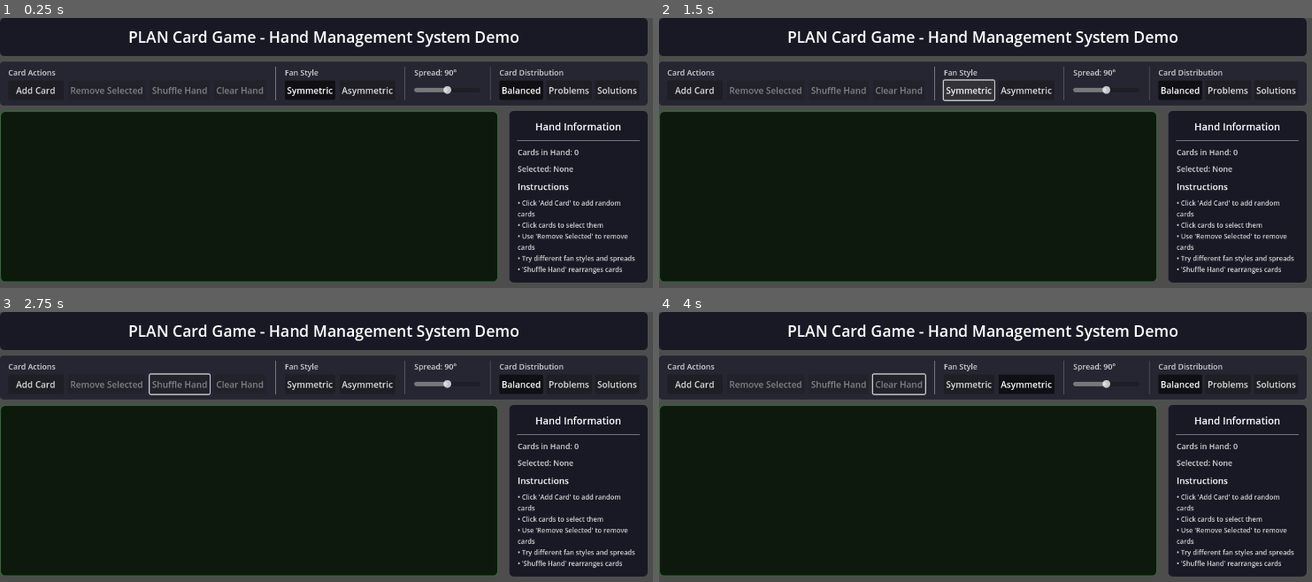
Above: before the commit, frames 1-4 (two rows, left to right).
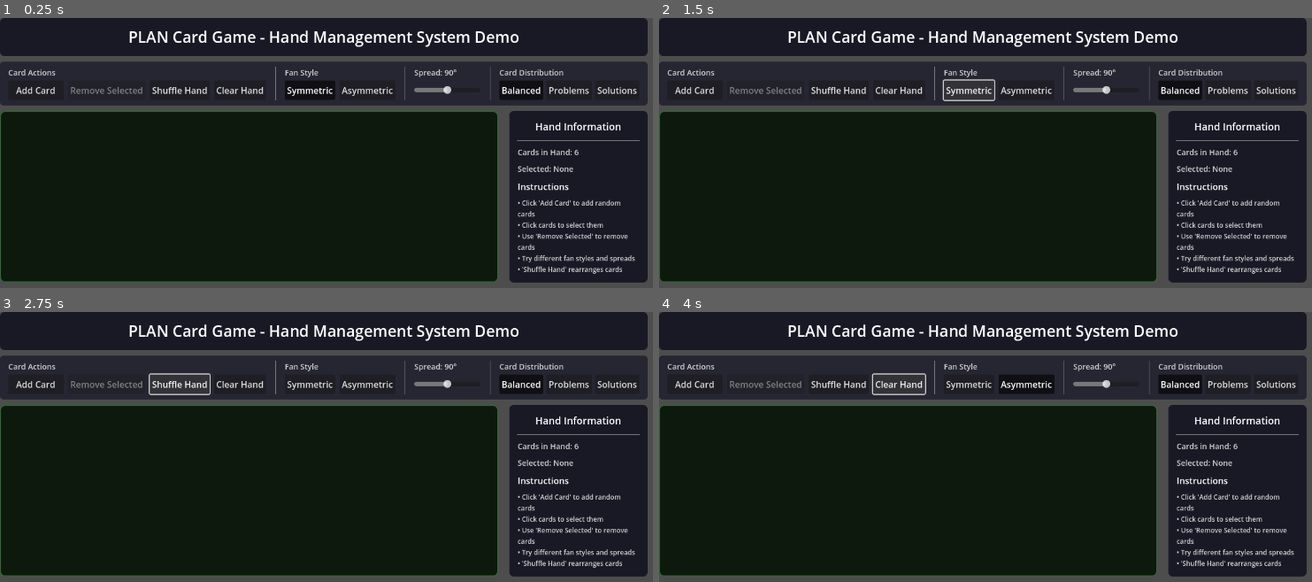
Above: after the commit, the same moments.

Repository: notalentgeek/plan-game
Game: Godot game, scene res://demos/hand/hand_demo.tscn
Two runs of this game, one before a commit and one after it. Both use one fixed random seed, a clock stepped at 60 frames per second and the inputs below. This scene is started directly instead of the project's main scene.
Inputs (mouse positions are in pixels of both pictures, inside the frame that each line leads up to):
- Up to frame 1 (0.25 s): no input
- Up to frame 2 (1.5 s): click "Add Card" at 0.5 s; click "Symmetric" at 1.25 s
- Up to frame 3 (2.75 s): click (182, 384) at 2 s, where only the run after the commit has a clickable "Shuffle Hand"
- Up to frame 4 (4 s): click "Asymmetric" at 2.75 s; click (900, 384) at 3.5 s, where only the run after the commit has a clickable "Clear Hand"

The runs differ from the first frame. In frame 1, 0.2% of the frame differs, in the area x 23-89%, y 25-51%; in frame 2, 0.2%; in frame 3, 0.2%; in frame 4, 0.2%.

Commit message:
Added Card Count Demo

Diff:
--- /dev/null
+++ b/plan-game/demos/card/card_count_demo.gd
@@ -0,0 +1,197 @@
+# demos/card/card_count_demo.gd
+extends Node2D
+
+"""
+Simple visual demonstration of card counting functionality.
+Shows console output of card count changes as cards are added to HandDisplay.
+Task 4.2.2: Create basic visual demonstration of card counting.
+"""
+
+var hand_display: HandDisplay
+var test_cards: Array[Card] = []
+
+func _ready() -> void:
+	"""
+	Initialize the card count demonstration.
+	"""
+	print("=== CARD COUNT DEMO STARTING ===")
+
+	# Create HandDisplay instance
+	hand_display = HandDisplay.new()
+	add_child(hand_display)
+
+	# Create test cards for demonstration
+	_create_test_cards()
+
+	# Show initial state
+	_display_current_count("Initial state")
+
+	# Start the demonstration
+	_start_demo()
+
+func _create_test_cards() -> void:
+	"""
+	Create test cards for the demonstration.
+	"""
+	print("Creating test cards...")
+
+	# Create problem cards
+	var problem_card1 = ProblemCard.new(
+		"demo_problem_1",
+		"Air Pollution",
+		"Contamination of air with harmful substances",
+		"", # No texture path
+		"A",
+		8
+	)
+
+	var problem_card2 = ProblemCard.new(
+		"demo_problem_2",
+		"Water Pollution",
+		"Contamination of water sources",
+		"", # No texture path
+		"W",
+		7
+	)
+
+	# Create solution cards
+	var solution_card1 = SolutionCard.new(
+		"demo_solution_1",
+		"Renewable Energy",
+		"Clean energy solutions",
+		"", # No texture path
+		["A"], # Solves air pollution
+		false # Not ultimate
+	)
+
+	var solution_card2 = SolutionCard.new(
+		"demo_solution_2",
+		"Water Treatment",
+		"Water purification systems",
+		"", # No texture path
+		["W"], # Solves water pollution
+		false # Not ultimate
+	)
+
+	# Create ultimate card
+	var ultimate_card = SolutionCard.new(
+		"demo_ultimate",
+		"Environmental Education",
+		"Ultimate solution for all problems",
+		"", # No texture path
+		[], # No specific problems (ultimate solves all)
+		true # Is ultimate
+	)
+
+	# Add to test cards array
+	test_cards.append(problem_card1)
+	test_cards.append(problem_card2)
+	test_cards.append(solution_card1)
+	test_cards.append(solution_card2)
+	test_cards.append(ultimate_card)
+
+	print("Created ", test_cards.size(), " test cards")
+
+func _start_demo() -> void:
+	"""
+	Start the card counting demonstration.
+	"""
+	print("Starting card counting demonstration...")
+	print("Press SPACE to add next card, or ESC to exit")
+
+	# Set up input handling
+	set_process_input(true)
+
+func _input(event: InputEvent) -> void:
+	"""
+	Handle input for the demonstration.
+	"""
+	if event is InputEventKey and event.pressed:
+		match event.keycode:
+			KEY_SPACE:
+				_add_next_card()
+			KEY_ESCAPE:
+				_end_demo()
+
+func _add_next_card() -> void:
+	"""
+	Add the next card in the test cards array.
+	"""
+	var current_count = hand_display.get_card_count()
+
+	if current_count >= test_cards.size():
+		print("All cards have been added! Final count: ", current_count)
+		print("Press ESC to exit or try duplicate addition...")
+		return
+
+	var card_to_add = test_cards[current_count]
+	print("\n--- Adding Card ", current_count + 1, " ---")
+	print("Card: ", card_to_add.card_name)
+	print("Type: ", _get_card_type_name(card_to_add))
+
+	# Add the card
+	var success = hand_display.add_card(card_to_add)
+
+	if success:
+		print("✓ Card added successfully!")
+		_display_current_count("After adding " + card_to_add.card_name)
+	else:
+		print("✗ Card addition failed!")
+		_display_current_count("After failed addition")
+
+	# Show next instruction
+	if hand_display.get_card_count() < test_cards.size():
+		print("Press SPACE to add next card...")
+	else:
+		print("Demo complete! Press ESC to exit")
+
+func _get_card_type_name(card: Card) -> String:
+	"""
+	Get human-readable card type name.
+	"""
+	match card.card_type:
+		Card.CardType.PROBLEM:
+			return "Problem Card"
+		Card.CardType.SOLUTION:
+			if card is SolutionCard and (card as SolutionCard).is_ultimate:
+				return "Ultimate Solution Card"
+			else:
+				return "Solution Card"
+		Card.CardType.ULTIMATE:
+			return "Ultimate Card"
+		_:
+			return "Unknown Card Type"
+
+func _display_current_count(context: String) -> void:
+	"""
+	Display the current card count with context.
+	"""
+	var count = hand_display.get_card_count()
+	var array_size = hand_display.cards.size()
+
+	print("📊 ", context, ":")
+	print("   get_card_count(): ", count)
+	print("   cards.size(): ", array_size)
+	print("   Match: ", "✓" if count == array_size else "✗")
+
+func _end_demo() -> void:
+	"""
+	End the demonstration and clean up.
+	"""
+	print("\n=== CARD COUNT DEMO ENDING ===")
+	print("Final Results:")
+	_display_current_count("Final state")
+
+	if hand_display.cards.size() > 0:
+		print("Cards in hand:")
+		for i in range(hand_display.cards.size()):
+			var card = hand_display.cards[i]
+			print("  ", i + 1, ". ", card.card_name, " (", _get_card_type_name(card), ")")
+
+	print("Demo completed successfully!")
+
+	# Clean up and exit
+	if hand_display:
+		hand_display.queue_free()
+
+	get_tree().quit()
--- /dev/null
+++ b/plan-game/demos/card/card_count_demo.tscn
@@ -0,0 +1,6 @@
+[gd_scene load_steps=2 format=3 uid="uid://dbrux0jg433fk"]
+
+[ext_resource type="Script" uid="uid://ds13pb6pstk0v" path="res://demos/card/card_count_demo.gd" id="1_x0f5r"]
+
+[node name="Node2D" type="Node2D"]
+script = ExtResource("1_x0f5r")
--- a/plan-game/project.godot
+++ b/plan-game/project.godot
@@ -11,7 +11,7 @@
 [application]
 
 config/name="PLAN: Play, Learn, and Act Now"
-run/main_scene="uid://dd1ht8825w3lt"
+run/main_scene="uid://dbrux0jg433fk"
 config/features=PackedStringArray("4.4", "GL Compatibility")
 config/icon="res://icon.svg"
 
--- a/plan-game/scripts/classes/hand_display.gd
+++ b/plan-game/scripts/classes/hand_display.gd
@@ -68,7 +68,7 @@
 	Returns:
 		The number of cards in the hand
 	"""
-	return 0
+	return cards.size()
 
 func clear_hand() -> void:
 	"""
--- a/plan-game/tests/unit/classes/test_hand_display.gd
+++ b/plan-game/tests/unit/classes/test_hand_display.gd
@@ -285,3 +285,176 @@
 
 	# Clean up
 	hand_display.queue_free()
+
+func test_add_card_returns_true_on_success() -> void:
+	"""
+	Test that add_card returns true when successfully adding valid cards.
+	Task 3.3.4: Verify return value accurately indicates successful addition.
+	"""
+	# Arrange - Create HandDisplay instance and test cards
+	var hand_display = HandDisplay.new()
+	var test_card1 = ProblemCard.new(
+		"test_return_1",
+		"Return Test Card 1",
+		"First card for return value testing",
+		"", # No texture path
+		"R",
+		6
+	)
+	var test_card2 = SolutionCard.new(
+		"test_return_2",
+		"Return Test Card 2",
+		"Second card for return value testing",
+		"", # No texture path
+		["R"], # Solves problem R
+		false # Not ultimate
+	)
+
+	# Act & Assert - Test first card addition
+	var result1 = hand_display.add_card(test_card1)
+	assert_equal(result1, true, "add_card should return true for first valid card")
+
+	# Act & Assert - Test second card addition
+	var result2 = hand_display.add_card(test_card2)
+	assert_equal(result2, true, "add_card should return true for second valid card")
+
+	# Verify final state - both cards should be in hand
+	assert_equal(hand_display.cards.size(), 2, "Hand should contain 2 cards after successful additions")
+	assert_true(test_card1 in hand_display.cards, "First card should exist in hand")
+	assert_true(test_card2 in hand_display.cards, "Second card should exist in hand")
+
+	# Clean up
+	hand_display.queue_free()
+
+func test_get_card_count_empty() -> void:
+	"""
+	Test that get_card_count returns 0 for empty hand.
+	Task 4.1.2: Verify card count is 0 for empty hand.
+	"""
+	# Arrange - Create empty HandDisplay instance
+	var hand_display = HandDisplay.new()
+
+	# Verify initial state is empty
+	assert_equal(hand_display.cards.size(), 0, "Cards array should start empty")
+
+	# Act - Call get_card_count method
+	var result = hand_display.get_card_count()
+
+	# Assert - Verify result is 0 for empty hand
+	assert_equal(result, 0, "get_card_count should return 0 for empty hand")
+
+	# Assert - Verify return type is still integer
+	assert_true(typeof(result) == TYPE_INT, "get_card_count should return TYPE_INT")
+
+	# Clean up
+	hand_display.queue_free()
+
+func test_get_card_count_with_cards() -> void:
+	"""
+	Test that get_card_count accurately reflects number of added cards.
+	Task 4.1.3: Verify card count matches number of added cards.
+	"""
+	# Arrange - Create HandDisplay instance and test cards
+	var hand_display = HandDisplay.new()
+	var test_card1 = ProblemCard.new(
+		"count_test_1",
+		"Count Test Card 1",
+		"First card for counting test",
+		"", # No texture path
+		"C",
+		2
+	)
+	var test_card2 = ProblemCard.new(
+		"count_test_2",
+		"Count Test Card 2",
+		"Second card for counting test",
+		"", # No texture path
+		"D",
+		4
+	)
+	var test_card3 = SolutionCard.new(
+		"count_test_3",
+		"Count Test Card 3",
+		"Third card for counting test",
+		"", # No texture path
+		["C", "D"], # Solves problems C and D
+		false # Not ultimate
+	)
+
+	# Verify initial empty state
+	assert_equal(hand_display.get_card_count(), 0, "Should start with count of 0")
+
+	# Act & Assert - Test progressive card addition
+	# Add first card
+	hand_display.add_card(test_card1)
+	assert_equal(hand_display.get_card_count(), 1, "Count should be 1 after adding first card")
+
+	# Add second card
+	hand_display.add_card(test_card2)
+	assert_equal(hand_display.get_card_count(), 2, "Count should be 2 after adding second card")
+
+	# Add third card
+	hand_display.add_card(test_card3)
+	assert_equal(hand_display.get_card_count(), 3, "Count should be 3 after adding third card")
+
+	# Verify final state matches expected count
+	assert_equal(hand_display.cards.size(), 3, "Cards array should contain 3 cards")
+	assert_equal(hand_display.get_card_count(), hand_display.cards.size(), "get_card_count should match cards array size")
+
+	# Clean up
+	hand_display.queue_free()
+
+func test_add_card_updates_count() -> void:
+	"""
+	Integration test to verify adding cards updates count correctly.
+	Task 4.2.1: Verify integration between add_card and get_card_count methods.
+	"""
+	# Arrange - Create HandDisplay instance and test cards
+	var hand_display = HandDisplay.new()
+	var test_card1 = ProblemCard.new(
+		"integration_test_1",
+		"Integration Test Card 1",
+		"First card for add/count integration testing",
+		"", # No texture path
+		"I",
+		1
+	)
+	var test_card2 = SolutionCard.new(
+		"integration_test_2",
+		"Integration Test Card 2",
+		"Second card for add/count integration testing",
+		"", # No texture path
+		["I"], # Solves problem I
+		false # Not ultimate
+	)
+
+	# Step 1: Start with empty hand - verify initial state
+	assert_equal(hand_display.get_card_count(), 0, "Should start with count of 0")
+
+	# Step 2: Add first card and check count increases
+	var add_result1 = hand_display.add_card(test_card1)
+
+	# Verify addition was successful
+	assert_equal(add_result1, true, "First card addition should succeed")
+
+	# Verify count increased correctly
+	assert_equal(hand_display.get_card_count(), 1, "Count should be 1 after adding first card")
+
+	# Step 3: Add second card and verify count updates again
+	var add_result2 = hand_display.add_card(test_card2)
+
+	# Verify second addition was successful
+	assert_equal(add_result2, true, "Second card addition should succeed")
+
+	# Verify count increased correctly again
+	assert_equal(hand_display.get_card_count(), 2, "Count should be 2 after adding second card")
+
+	# Integration validation - verify both methods work together correctly
+	assert_equal(hand_display.cards.size(), hand_display.get_card_count(), "Array size should match get_card_count result")
+
+	# Verify both cards are actually present
+	assert_true(test_card1 in hand_display.cards, "First card should exist in hand")
+	assert_true(test_card2 in hand_display.cards, "Second card should exist in hand")
+
+	# Clean up
+	hand_display.queue_free()
